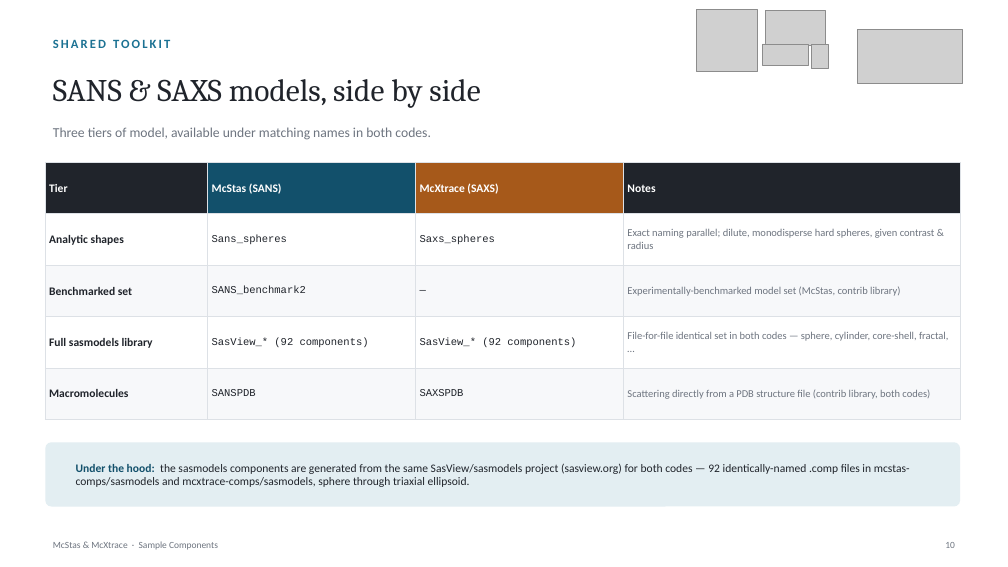
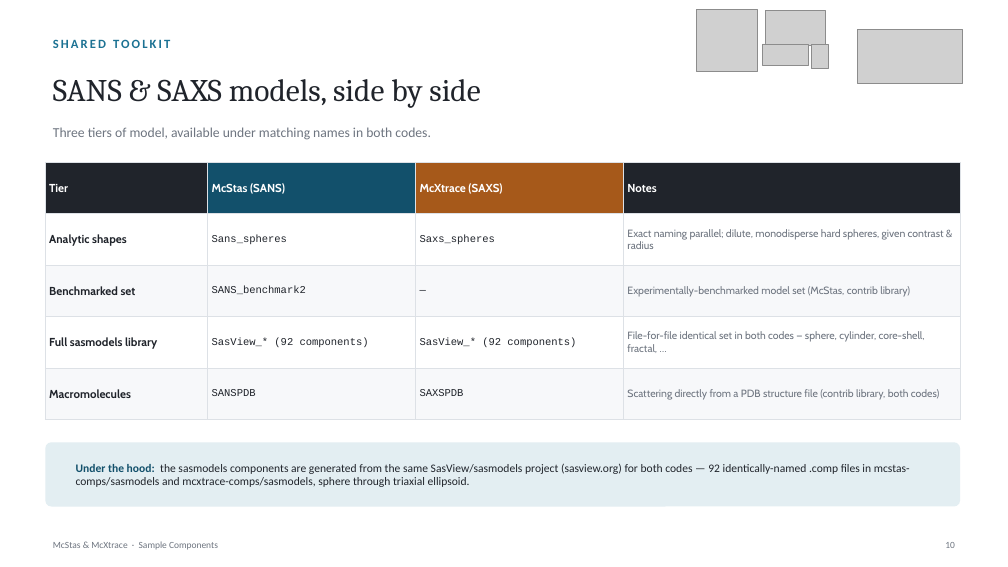
Before and after one commit to mccode-dev/PaNRAID, a slide deck: slide 11 of 23_September_Wednesday/McStas_McXtrace_Sample_Components.pptx. Drawn at 1008x567 pixels with LibreOffice and Linux fonts; fonts in the diff are those of the drawing; grey boxes stand for pictures. Boxes give left, top, right and bottom in pixels: in the first picture for what was removed or moved away, otherwise in the second. Text is boxed around its words. In the diff, an @@ line names an element or a change of style, - is before the commit and + after.

```diff
--- a/23_September_Wednesday/McStas_McXtrace_Sample_Components.pptx
+++ b/23_September_Wednesday/McStas_McXtrace_Sample_Components.pptx
@@ table at box(45, 163, 960, 420) @@
@@ font Calibri to Cabin in "Tier", "McStas (SANS)", "McXtrace (SAXS)", "Notes" and 8 more places @@
```
Also in this commit, not shown: 3 other slides changed, 2 other files.
